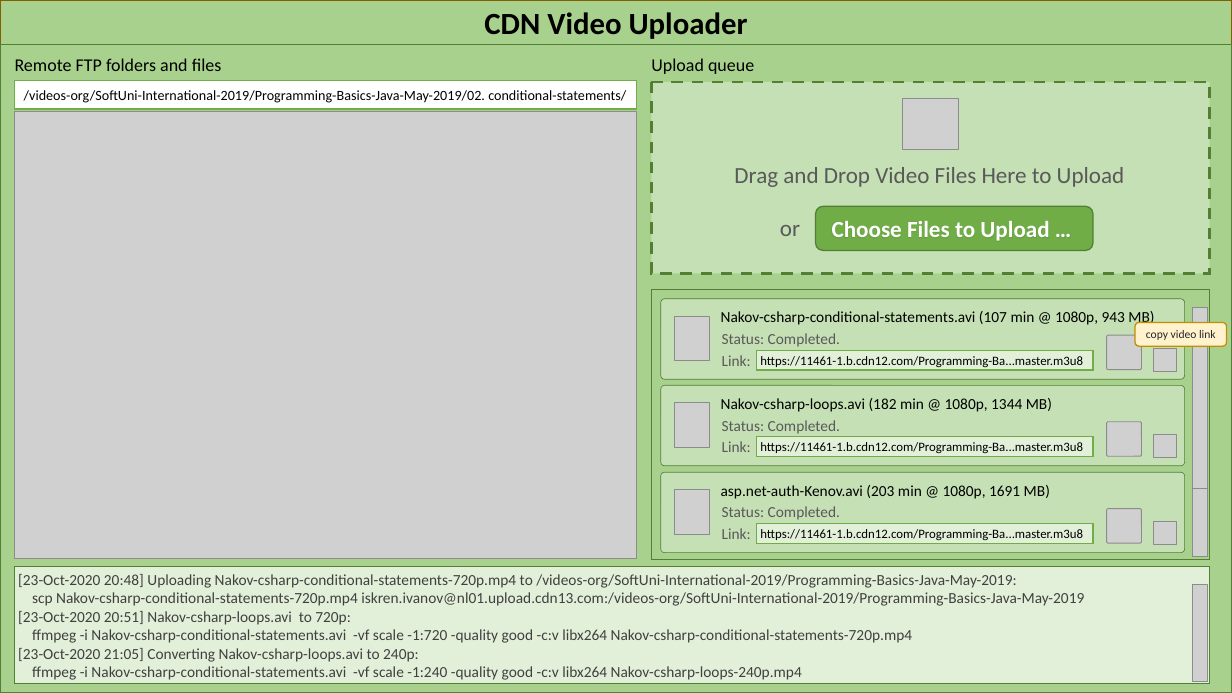
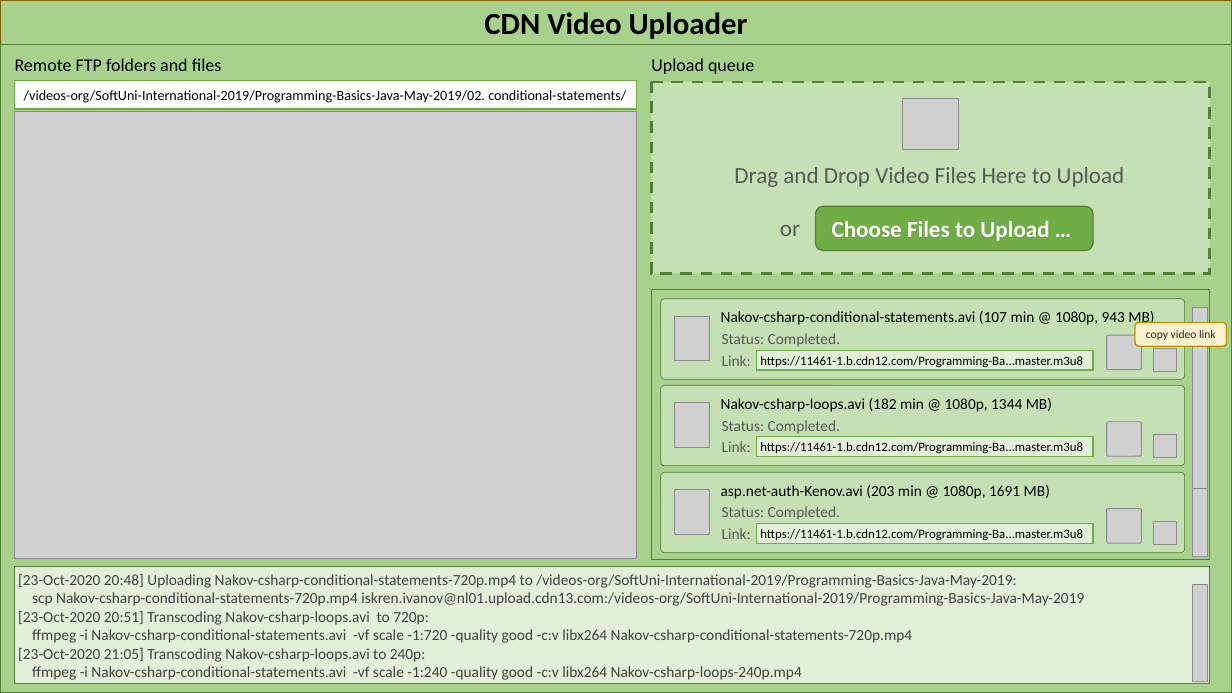
Before and after one commit to SoftUni/CDN-Video-Uploader, a slide deck: slide 3 of docs/CDN-Video-Uploader-UI-Prototype.pptx. Drawn at 1232x693 pixels with LibreOffice and Linux fonts; fonts in the diff are those of the drawing; grey boxes stand for pictures; background and template pictures are left out. Boxes give left, top, right and bottom in pixels: in the first picture for what was removed or moved away, otherwise in the second. Text is boxed around its words. In the diff, an @@ line names an element or a change of style, - is before the commit and + after.

Commit message:
minor fix

```diff
--- a/docs/CDN-Video-Uploader-UI-Prototype.pptx
+++ b/docs/CDN-Video-Uploader-UI-Prototype.pptx
@@ text in rounded rectangle at [18,611,913,680]: text changed @@
-[23-Oct-2020 20:51] Nakov-csharp-loops.avi to 720p:
-ffmpeg -i Nakov-csharp-conditional-statements.avi -vf scale -1:720 -quality good -c:v libx264 Nakov-csharp-conditional-statements-720p.mp4
-[23-Oct-2020 21:05] Converting Nakov-csharp-loops.avi to 240p:
-ffmpeg -i Nakov-csharp-conditional-statements.avi -vf scale -1:240 -quality good -c:v libx264 Nakov-csharp-loops-240p.mp4
+[23-Oct-2020 20:51] Transcoding Nakov-csharp-loops.avi to 720p:
+ffmpeg -i Nakov-csharp-conditional-statements.avi -vf scale -1:720 -quality good -c:v libx264 Nakov-csharp-conditional-statements-720p.mp4
+[23-Oct-2020 21:05] Transcoding Nakov-csharp-loops.avi to 240p:
+ffmpeg -i Nakov-csharp-conditional-statements.avi -vf scale -1:240 -quality good -c:v libx264 Nakov-csharp-loops-240p.mp4
```
Also in this commit, not shown: 1 other slide changed.
